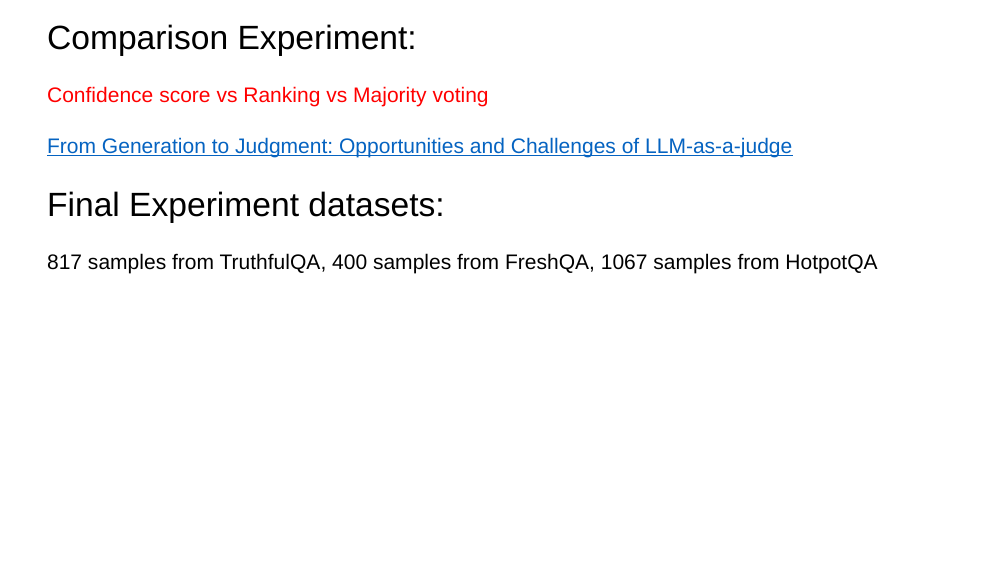
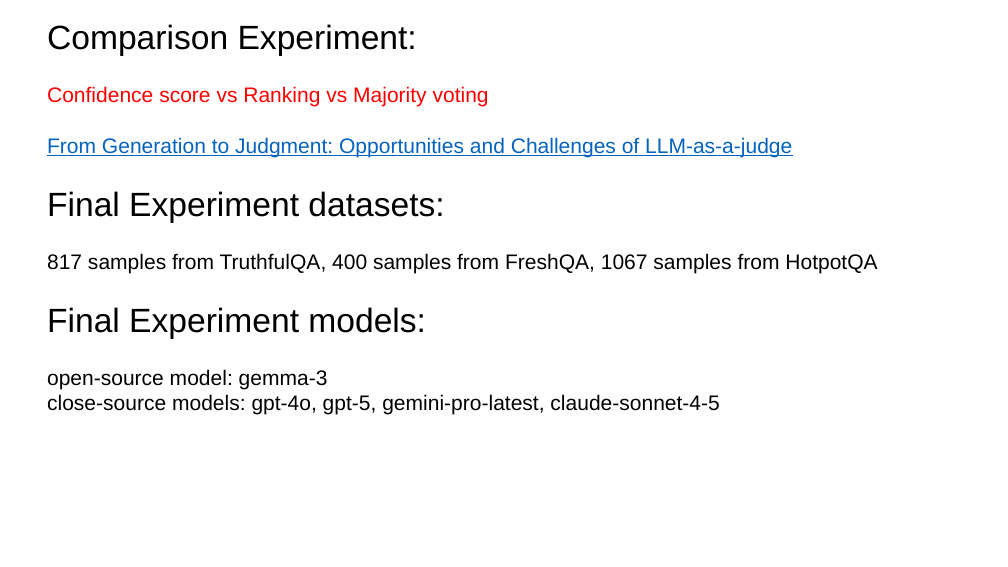
Before and after one commit to zbybr/LLMHalluMiti, a slide deck: slide 2 of slides/20251218.pptx. Drawn at 1008x567 pixels with LibreOffice and Linux fonts; fonts in the diff are those of the drawing. Boxes give left, top, right and bottom in pixels: in the first picture for what was removed or moved away, otherwise in the second. Text is boxed around its words. In the diff, an @@ line names an element or a change of style, - is before the commit and + after.

```diff
--- a/slides/20251218.pptx
+++ b/slides/20251218.pptx
@@ text at <box>47,307,719,414</box>: paragraphs added @@
+Final Experiment models:
+open-source model: gemma-3
+close-source models: gpt-4o, gpt-5, gemini-pro-latest, claude-sonnet-4-5
```
Also in this commit, not shown: 3 other files.
